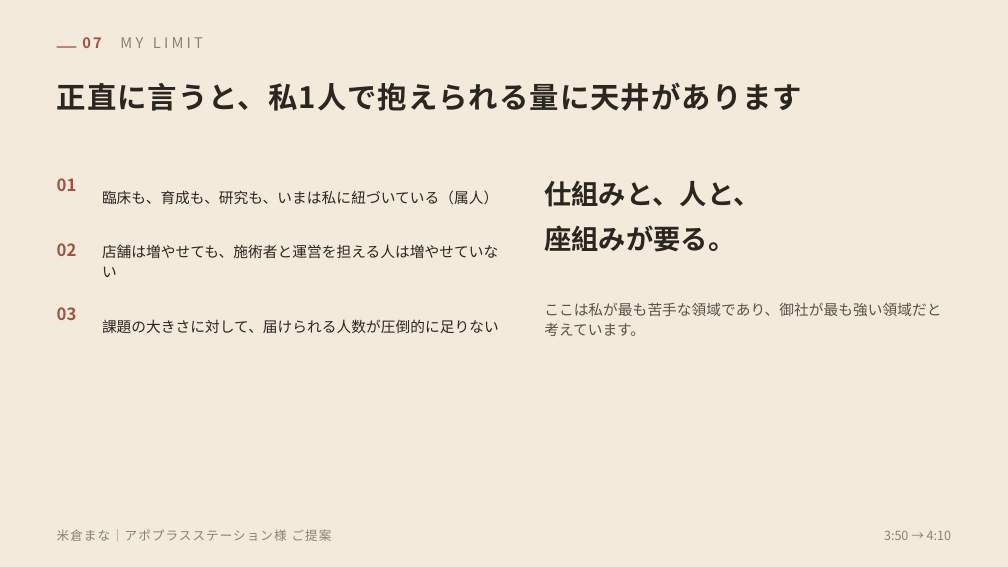
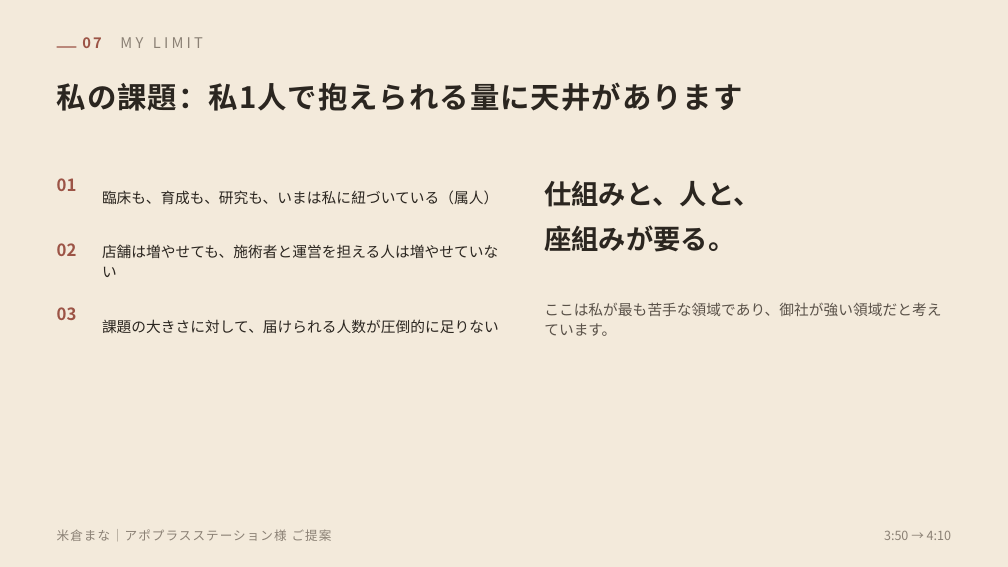
Before and after one commit to mananyon/manayonekura, a slide deck: slide 8 of proposals/米倉まな_アポプラスステーション様ご提案_導入.pptx. Drawn at 1008x567 pixels with LibreOffice and Linux fonts; fonts in the diff are those of the drawing. Boxes give left, top, right and bottom in pixels: in the first picture for what was removed or moved away, otherwise in the second. Text is boxed around its words. In the diff, an @@ line names an element or a change of style, - is before the commit and + after.

```diff
--- a/proposals/米倉まな_アポプラスステーション様ご提案_導入.pptx
+++ b/proposals/米倉まな_アポプラスステーション様ご提案_導入.pptx
@@ text at bbox=[57, 82, 743, 111]: text changed @@
-正直に言うと、私1人で抱えられる量に天井があります
+私の課題：私1人で抱えられる量に天井があります
@@ text at bbox=[544, 302, 941, 336]: text changed @@
-ここは私が最も苦手な領域であり、御社が最も強い領域だと考えています。
+ここは私が最も苦手な領域であり、御社が強い領域だと考えています。
```
Also in this commit, not shown: 5 other slides changed, 4 other files.
